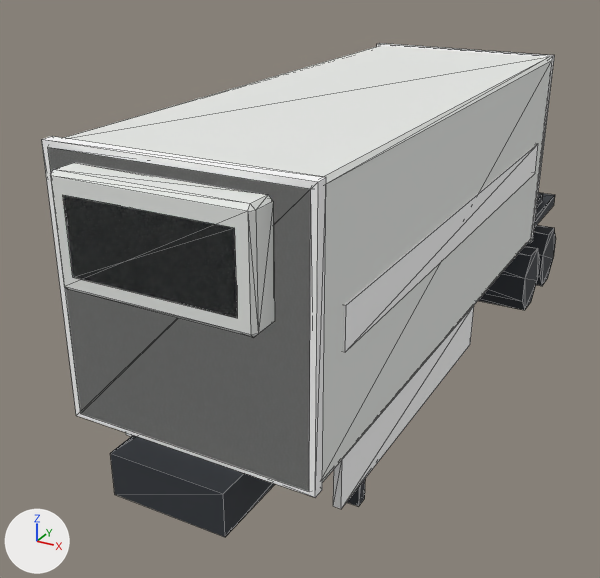
Renders of the glTF model public/models/rt_reefer_a.glb from each side of a commit.
Camera for both pictures: a 50 mm lens placed at (3.86, -9.31, 5.6), pointed at (-0.83, -0.78, 1.34). Arrows for +X, +Y and +Z are at lower left; the lights stay in place. The first picture is the older version. Mesh edges are drawn as thin lines. Vertices at exactly the same position are counted once.

The first picture shows 'body', 'cargo', 'dark', 'insul'.
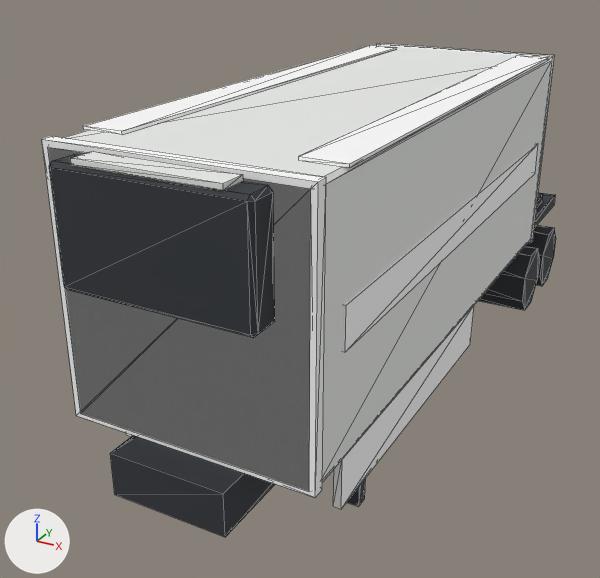
Diff of the bpy script that builds the scene:
```diff
--- a/public/models/rt_reefer_a.glb.py
+++ b/public/models/rt_reefer_a.glb.py
@@ me_cargo @@
 # used by ob_cargo; location = (0.0, 0.0, 0.0)
-me_cargo.from_pydata(...)  # 8 vertices, 12 faces; spans x -1.29..1.29, y -3.88..2.15, z 2.41..2.83
+me_cargo.from_pydata(...)  # 24 vertices, 36 faces; spans x -1.29..1.29, y -3.88..2.15, z 2.41..3.98
+# me_cargo part 1: a new loose piece, a box spanning x -1.29..-0.86, y -3.88..2.15, z 3.95..3.98, in mat_cargo (white #ffffff)
+# me_cargo part 2: a new loose piece, a box spanning x 0.86..1.29, y -3.88..2.15, z 3.95..3.98, in mat_cargo (white #ffffff)
 me_cargo.materials.append(mat_cargo)
@@ me_dark @@
 # used by ob_dark; location = (0.0, 0.0, 0.0)
-me_dark.from_pydata(...)  # 80 vertices, 128 faces; spans x -1.22..1.22, y -4.7..4.7, z 0.0..3.65
+me_dark.from_pydata(...)  # 96 vertices, 160 faces; spans x -1.22..1.22, y -4.7..4.7, z 0.0..3.9
+# me_dark part 3: a new loose piece of 24 vertices spanning x -0.95..0.95, y -4.7..-4.38, z 2.8..3.9, in mat_dark (dark grey #30343a)
+# me_dark part 4: the loose piece of 8 vertices spanning x -0.8..0.8, y -4.7..-4.66, z 2.95..3.65 is deleted
 me_dark.materials.append(mat_dark)
@@ me_insul @@
 # used by ob_insul; location = (0.0, 0.0, 0.0)
-me_insul.from_pydata(...)  # 48 vertices, 88 faces; spans x -1.27..1.27, y -4.7..2.5, z 1.3..3.95
+me_insul.from_pydata(...)  # 32 vertices, 56 faces; spans x -1.27..1.27, y -4.68..2.5, z 1.3..3.95
+# me_insul part 5: a new loose piece, a box spanning x -0.7..0.7, y -4.68..-4.42, z 3.9..3.95, in mat_insul (white #e9ebe8)
+# me_insul part 6: the loose piece of 24 vertices spanning x -0.95..0.95, y -4.7..-4.38, z 2.8..3.83 is deleted
 me_insul.materials.append(mat_insul)
```

What differs and where, as boxes (x1, y1, x2, y2) in the pictures (600 x 578 px):
'dark', reshaped (11% taller): before (63, 193, 556, 537); after (49, 154, 556, 537)
'cargo', reshaped: before (343, 144, 538, 352); after (83, 45, 548, 352)
part 1 of me_cargo, added: after (83, 45, 397, 135)
part 2 of me_cargo, added: after (299, 56, 548, 168)
part 3 of me_dark, added: after (49, 154, 275, 337)
part 4 of me_dark, deleted: before (63, 195, 238, 318)
part 5 of me_insul, added: after (70, 151, 243, 191)
part 6 of me_insul, deleted: before (50, 163, 275, 337)
